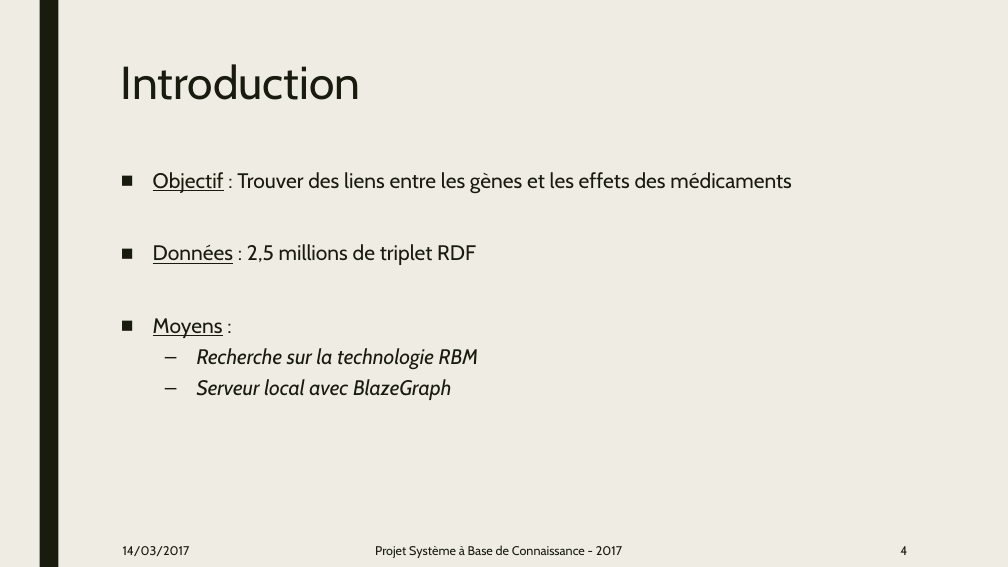
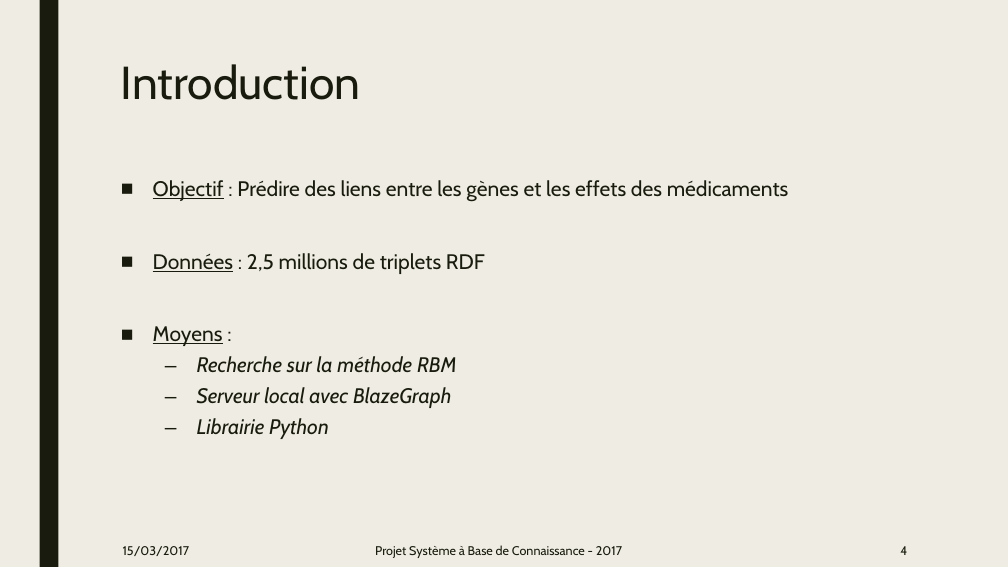
Before and after one commit to GuillaumeHaben/sbc-rbm, a slide deck: slide 3 of Projet_SBC.pptx. Drawn at 1008x567 pixels with LibreOffice and Linux fonts; fonts in the diff are those of the drawing. Boxes give left, top, right and bottom in pixels: in the first picture for what was removed or moved away, otherwise in the second. Text is boxed around its words. In the diff, an @@ line names an element or a change of style, - is before the commit and + after.

```diff
--- a/Projet_SBC.pptx
+++ b/Projet_SBC.pptx
@@ text "Objectif : Prédire des liens ...": place and size @@
-text "Objectif : Prédire des liens ..." at (153,172,792,400)
+text "Objectif : Prédire des liens ..." at (153,180,789,439)
@@ text at (153,180,789,274): text changed @@
-■ Objectif : Trouver des liens entre les gènes et les effets des médicaments
-■ Données : 2,5 millions de triplet RDF
+■ Objectif : Prédire des liens entre les gènes et les effets des médicaments
+■ Données : 2,5 millions de triplets RDF
@@ text at (197,356,457,373): text changed @@
-  – Recherche sur la technologie RBM
+  – Recherche sur la méthode RBM
@@ text at (197,418,329,439): paragraph added @@
+  – Librairie Python
@@ text at (123,546,190,556): text changed @@
-14/03/2017
+15/03/2017
```
Also in this commit, not shown: 7 other slides changed, 4 slides added, 1 other file.
